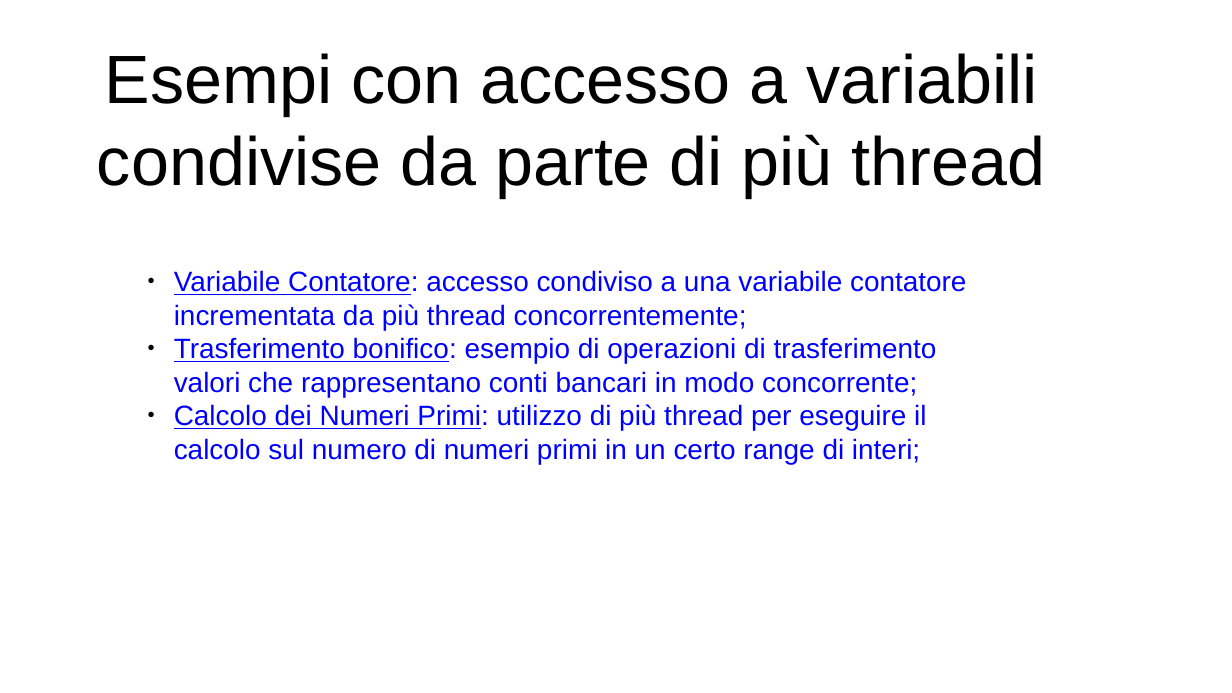
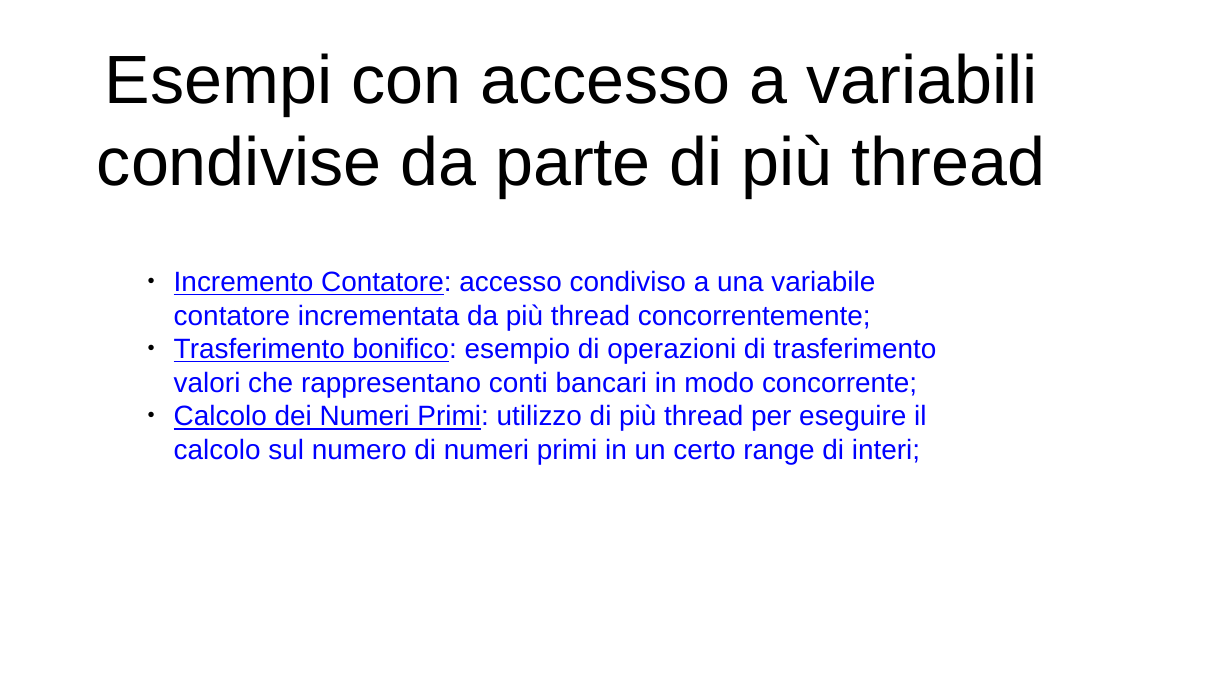
Before and after one commit to checksound/Slides_THREAD_CONCORRENZA, a slide deck: slide 16 of CONCORRENZA.pptx. Drawn at 1232x693 pixels with LibreOffice and Linux fonts; fonts in the diff are those of the drawing. Boxes give left, top, right and bottom in pixels: in the first picture for what was removed or moved away, otherwise in the second. Text is boxed around its words. In the diff, an @@ line names an element or a change of style, - is before the commit and + after.

```diff
--- a/CONCORRENZA.pptx
+++ b/CONCORRENZA.pptx
@@ text at box(174, 270, 875, 330): text changed @@
-● Variabile Contatore: accesso condiviso a una variabile contatore incrementata da più thread concorrentemente;
+● Incremento Contatore: accesso condiviso a una variabile contatore incrementata da più thread concorrentemente;
```
Also in this commit, not shown: 1 other file.
